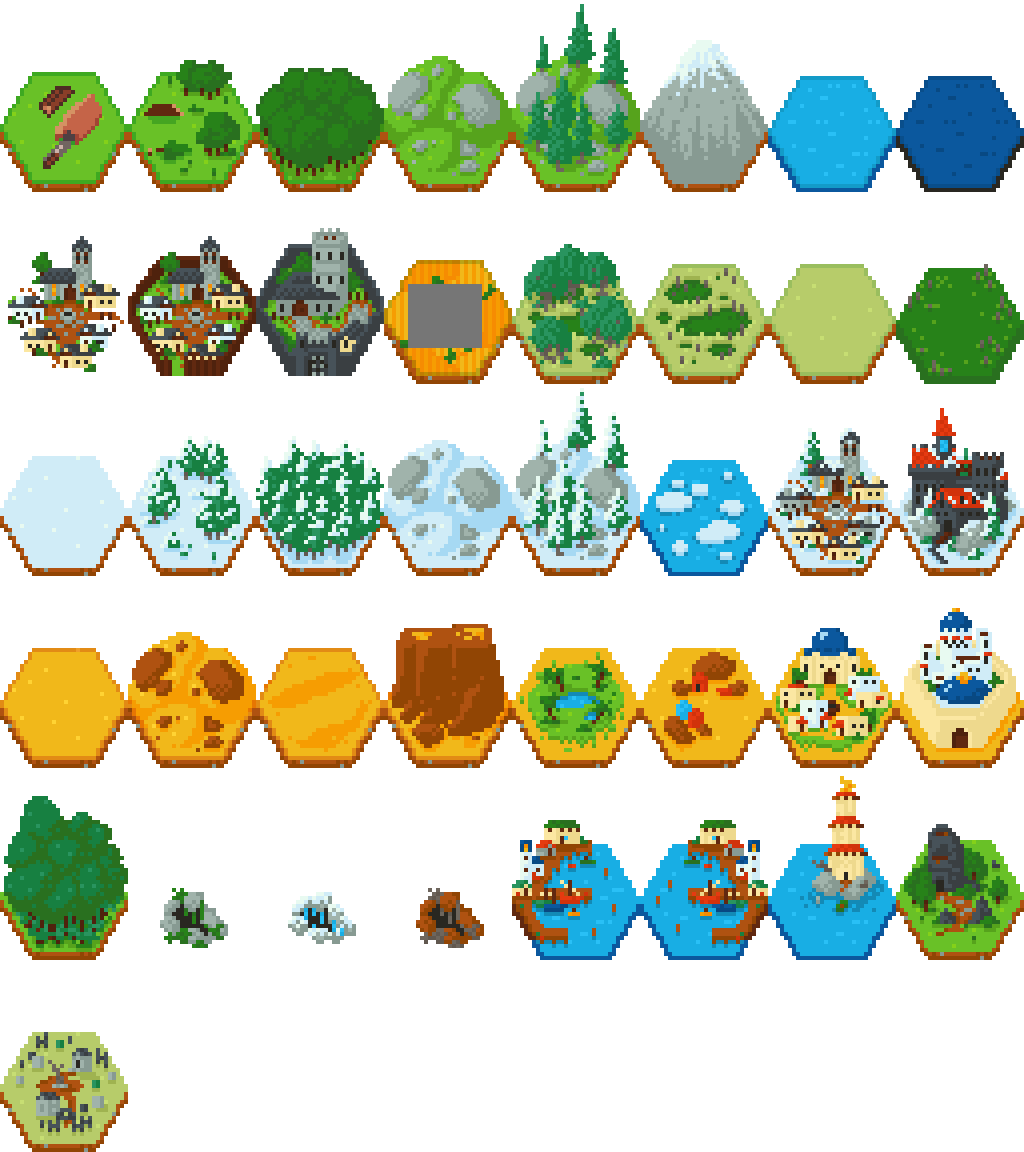
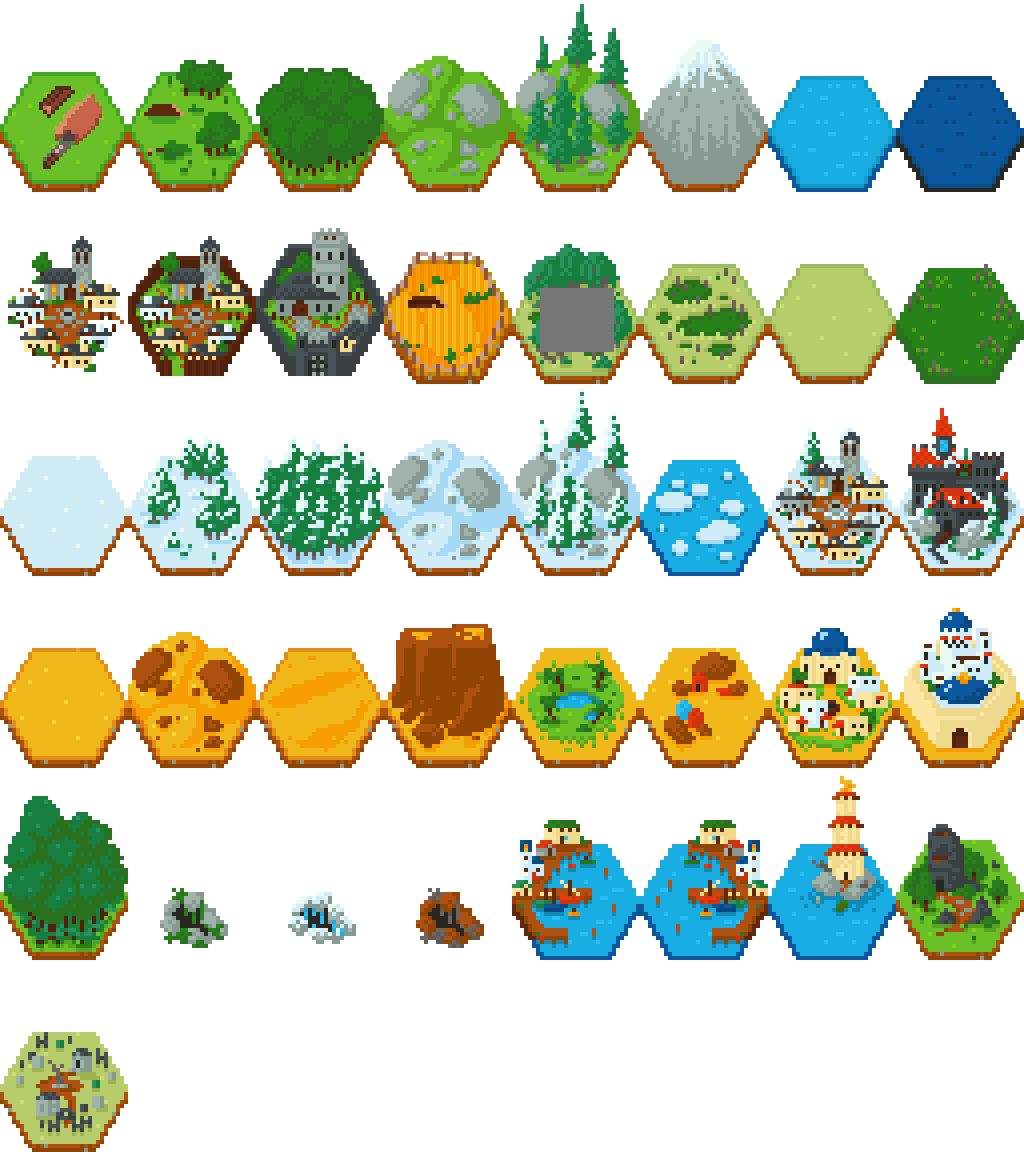
The second 1024 × 1152 image is a revision of the first. Changes to its layers:
painted on "Background Merged" (1st of 3) over box(384, 252, 448, 376)
painted on "Background Merged" (2nd of 3) over box(384, 252, 614, 376)
painted on "Background Merged" (3rd of 3) over box(384, 252, 614, 376)
